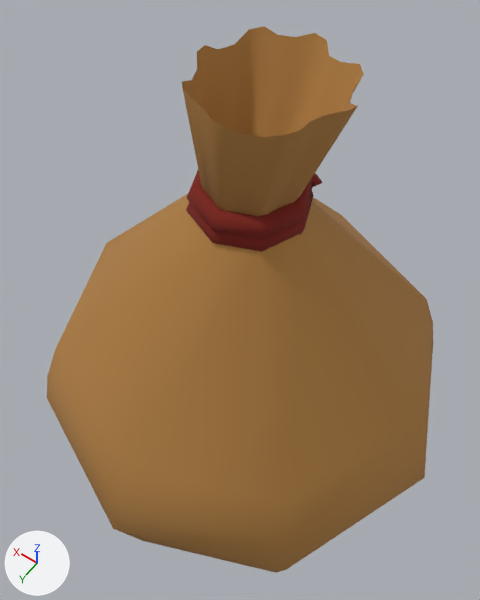
What one commit did to the FBX model Assets/Items/Leatherbag.fbx.
Rendered twice from a camera (50 mm lens) standing at (-0.82, 1.19, 3.01) and looking at (0.06, -0.05, 1.07). Arrows for +X, +Y and +Z are at lower left; the lights stay in place. Vertices at the same position are counted once.
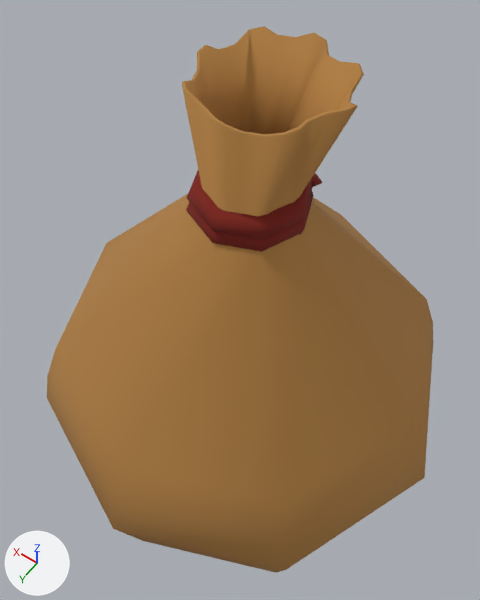
Changed parts and their boxes (x1, y1, x2, y2) in the pictures (480 x 600 px):
part 1 of me_sphere_002, built on (brown): after (182, 26, 364, 137)

What the commit changed:
me_sphere_002 is used by ob_sphere; location (0.0, 0.0, 0.705).
me_sphere_002 had 128 vertices, 114 faces and spanned x -0.8..0.8, y -0.8..0.8, z -0.7..1.3.
me_sphere_002 now has 256 vertices, 260 faces and spans x -0.8..0.8, y -0.8..0.8, z -0.7..1.3.
Part 1, on me_sphere_002:
1 face is deleted.
128 vertices are added at x -0.79..0.79, y -0.79..0.79, z -0.69..1.3.
147 new faces join them.
